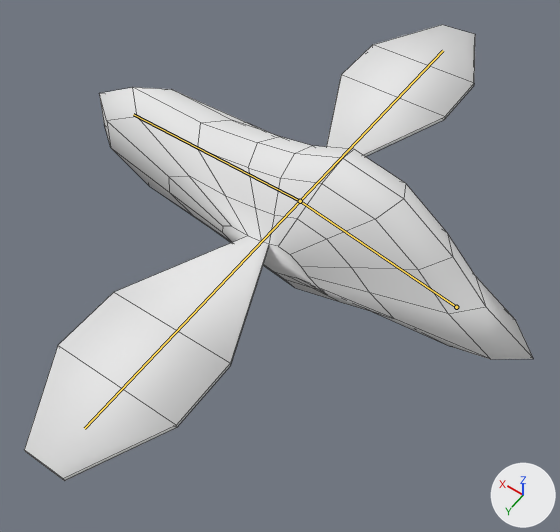
What one commit did to the Blender file Assets/bug.blend.
The view is the same before and after, from a 50 mm camera at (-0.188, 0.257, 0.371) aimed at (-0.015, 0.014, -0.01). The axes (+X, +Y, +Z) are drawn at lower right. The lights are the same throughout. Both versions are drawn at frame 1 of the action 'Armature.001Action'; the numbers are the values there. The bones that bend it are drawn over the model as lines. Mesh edges are drawn as thin lines.
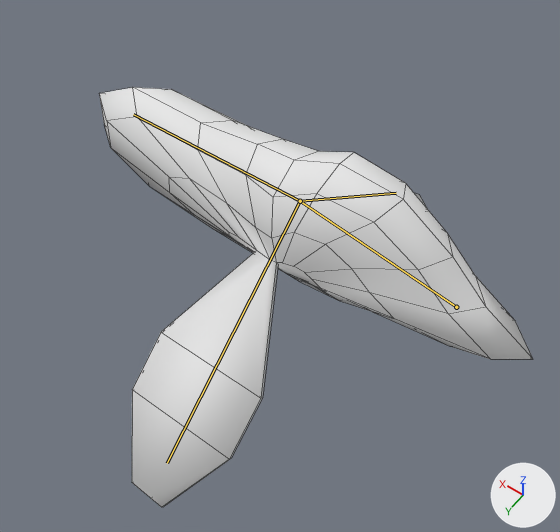
The change in detail:
Bone 'Bone.001' (bone_bone_001) turns from (0, 0, 0) to (-7, 2, 38) degrees about its own x, y and z.
Bone 'Bone.002' (bone_bone_002) turns from (0, 0, 0) to (-7, -2, -38) degrees about its own x, y and z.

Where the change shows, as pixel boxes (x1, y1, x2, y2) in the pictures (560 x 532 px):
'Cube', posed (15% narrower, 8% shorter): before (24, 25, 533, 481); after (99, 87, 533, 507)
bone 'Bone.001', root to tip: before (300, 201) to (443, 50); after (300, 201) to (396, 193)
bone 'Bone.002', root to tip: before (300, 201) to (84, 428); after (300, 201) to (167, 463)
